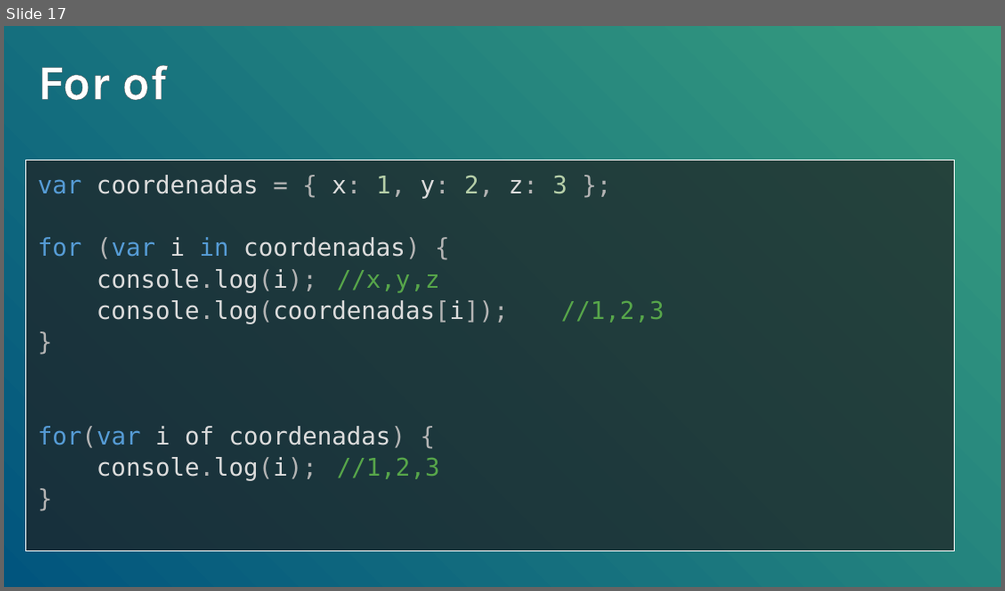
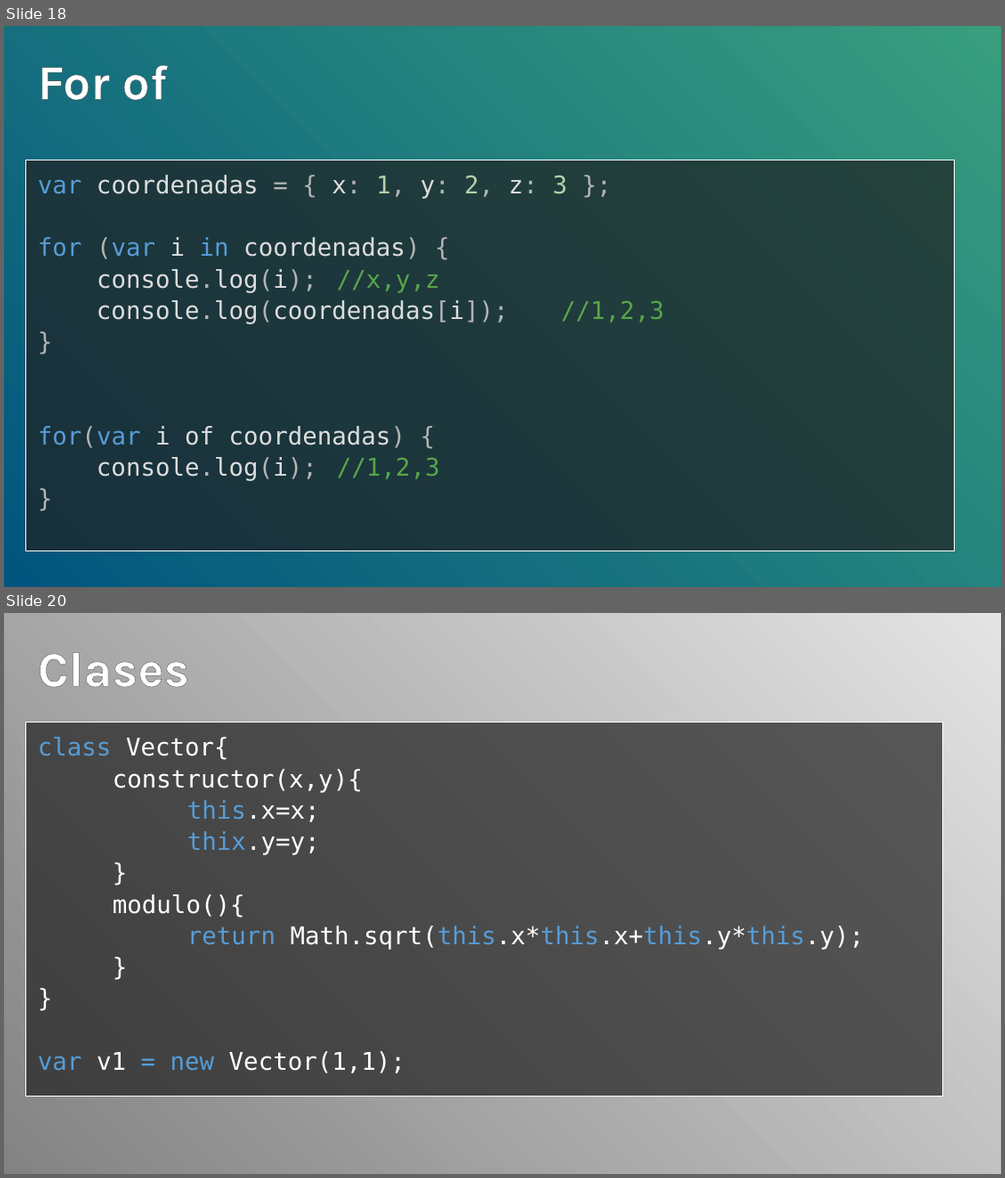
Before and after one commit to UamNet/TechTalks, a slide deck: Functional JS+ES6 - Arcadio Garcia/Functional JS+ ES6.pptx. Shown one above the other, each under a label of ours: slide 17 before the commit, slides 18 and 20 after it; the slides between them are not shown. The pictures are 1005x591 and 1005x1178 pixels, drawn with LibreOffice and Linux fonts; fonts in the diff are those of the drawing; background and template pictures are left out. Boxes give left, top, right and bottom in pixels: in the first picture for what was removed or moved away, otherwise in the second. Text is boxed around its words. In the diff, an @@ line names an element or a change of style, - is before the commit and + after.

```diff
--- a/Functional JS+ES6 - Arcadio Garcia/Functional JS+ ES6.pptx
+++ b/Functional JS+ES6 - Arcadio Garcia/Functional JS+ ES6.pptx
@@ slide 20 added at box(4, 613, 1001, 1174), background gradient #838383 to #E4E4E4 @@
@@ title added at box(38, 653, 189, 687), 48 pt, text #FFFFFF, bold @@
+Clases
@@ text added at box(26, 722, 942, 1096), fill #202020 at 70% opacity, outline #FFFFFF 0.75 pt, 24 pt, text #FFFFFF @@
+class Vector{
+constructor(x,y){
+this.x=x;
+thix.y=y;
+}
+modulo(){
+return Math.sqrt(this.x*this.x+this.y*this.y);
+}
+}
+var v1 = new Vector(1,1);
@@ what was slide 17 is now slide 18 @@
```
Also in this commit, not shown: 3 slides changed, 7 other slides added.
